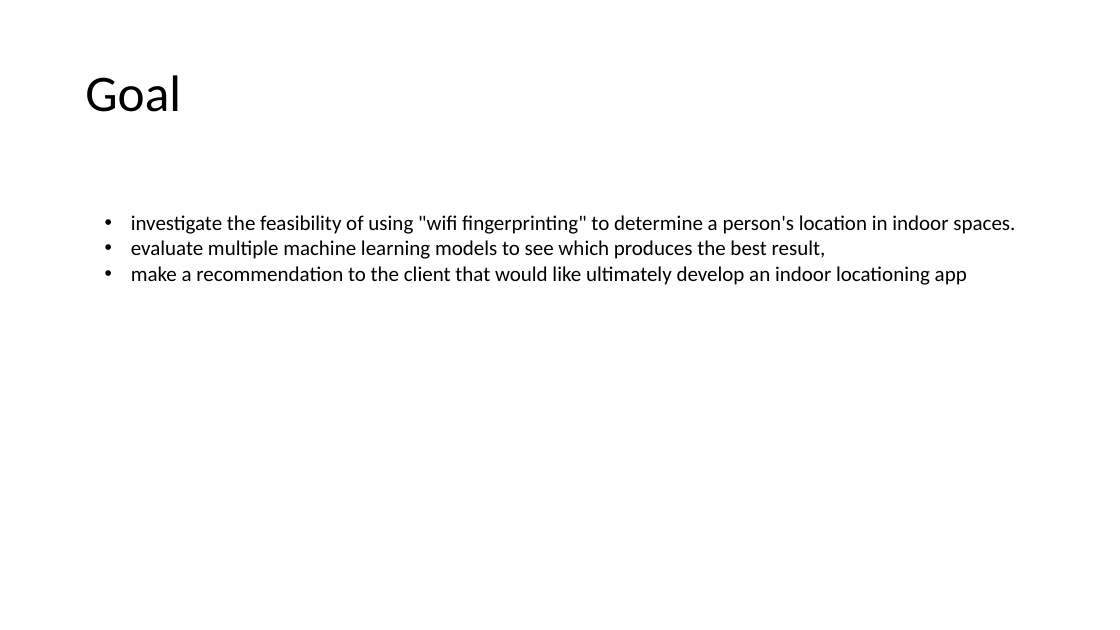
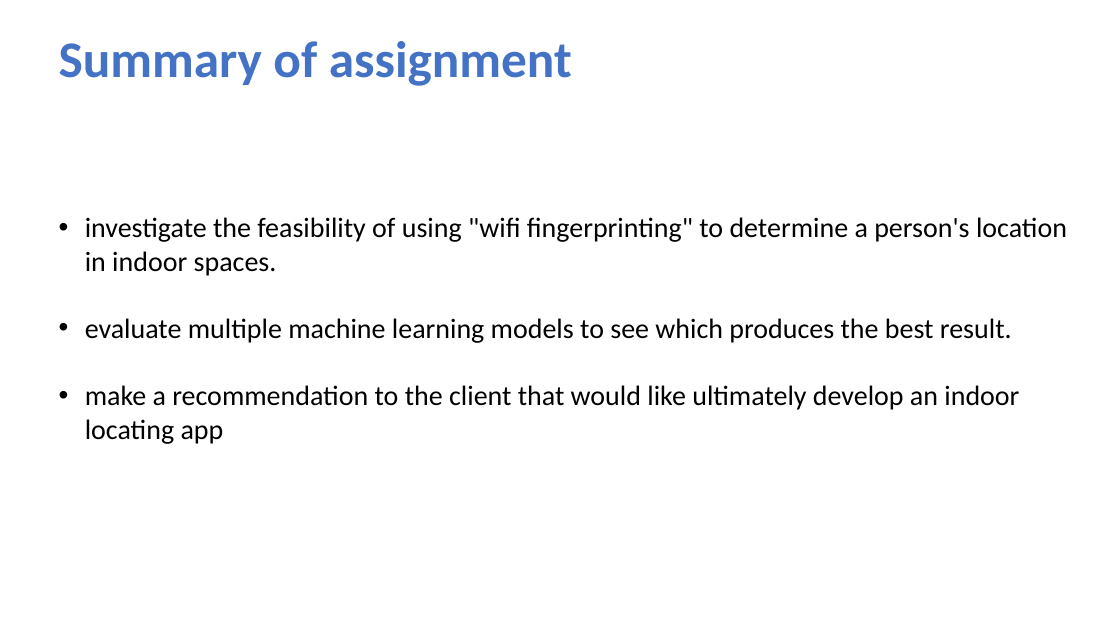
Before and after one commit to NatasjaFortuin/Wifi-locationing, a slide deck: slide 3 of Data etc/Pres Wifi.pptx. Drawn at 1120x630 pixels with LibreOffice and Linux fonts; fonts in the diff are those of the drawing. Boxes give left, top, right and bottom in pixels: in the first picture for what was removed or moved away, otherwise in the second. Text is boxed around its words. In the diff, an @@ line names an element or a change of style, - is before the commit and + after.

```diff
--- a/Data etc/Pres Wifi.pptx
+++ b/Data etc/Pres Wifi.pptx
@@ title at (59,41,572,86): text changed; text colour #000000 to #4472C4; bold on @@
-Goal
+Summary of assignment
@@ text "investigate the feasibility of using ...": place and size @@
-text "investigate the feasibility of using ..." at (131,215,1015,285)
+text "investigate the feasibility of using ..." at (85,217,1067,444)
@@ text at (85,217,1067,276): size 18 to 24 pt in "investigate the feasibility of using "wifi fingerprinting" ..." @@
@@ text at (85,318,1019,444): text changed; size 18 to 24 pt @@
-• evaluate multiple machine learning models to see which produces the best result,
-• make a recommendation to the client that would like ultimately develop an indoor locationing app
+• evaluate multiple machine learning models to see which produces the best result.
+• make a recommendation to the client that would like ultimately develop an indoor locating app
```
Also in this commit, not shown: 22 other slides changed, 5 slides added, 3 slides removed, 2 other files.
